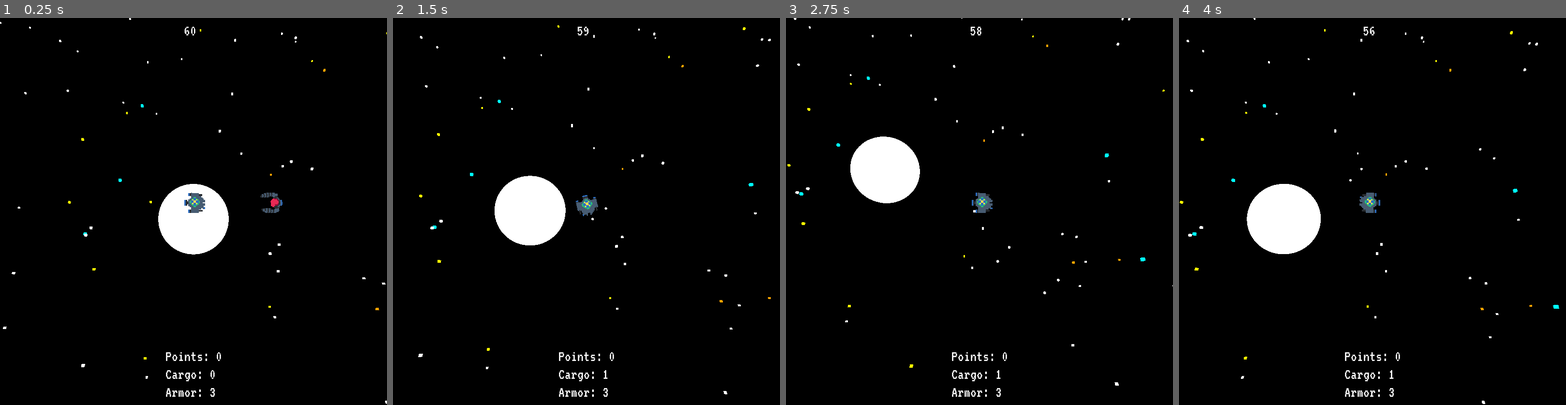
Above: before the commit, frames 1-4 (left to right).
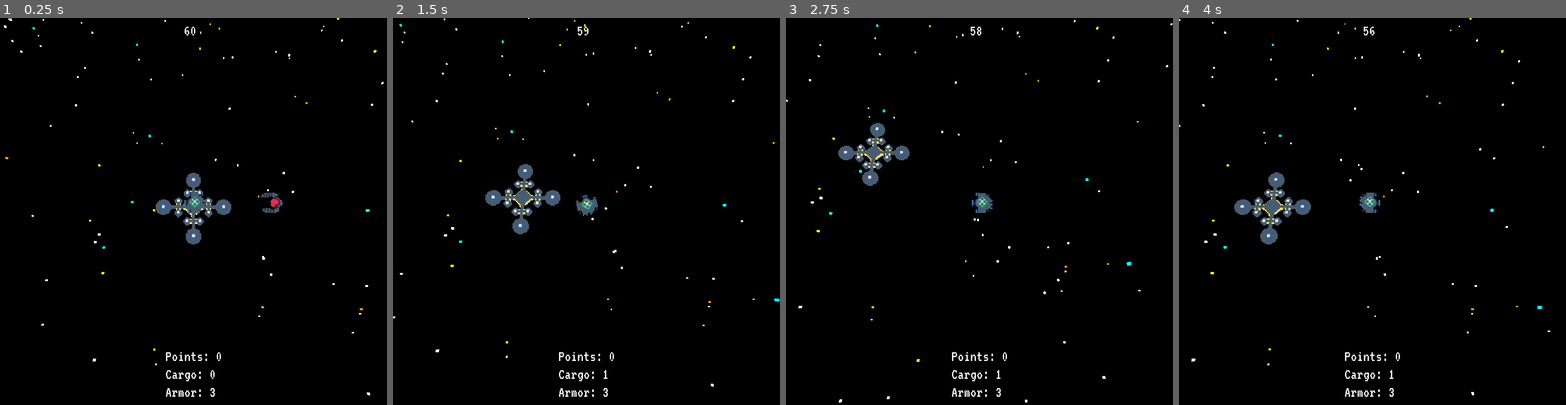
Above: after the commit, the same moments.

Repository: the-g-force/2022-January
Game: Godot game, scene res://World/World.tscn
The game is run twice, just before and just after one commit, with the same random seed, the same clock (stepped at 60 frames per second) and the same inputs.
Inputs (mouse positions are in pixels of both pictures, inside the frame that each line leads up to):
- Up to frame 1 (0.25 s): no input
- Up to frame 2 (1.5 s): move the mouse to (671, 192) at 0.52 s; hold D (move_right) 0.53-1.28 s; tap Space (fire) at 0.6, 1.35 s; click (671, 192) at 0.67 s; move the mouse to (509, 230) at 1.27 s; hold S (move_down) from 1.28 s (still down)
- Up to frame 3 (2.75 s): move the mouse to (1018, 126) at 2.02 s; release S (move_down) at 2.03 s; hold D (move_right) from 2.03 s (still down); tap Space (fire) at 2.1 s
- Up to frame 4 (4 s): move the mouse to (1353, 288) at 2.77 s; release D (move_right) at 2.78 s; hold W (move_up) 2.78-3.53 s; tap Space (fire) at 2.85, 3.6 s; click (1353, 288) at 2.92 s; move the mouse to (1488, 269) at 3.52 s; hold A (move_left) from 3.53 s (still down)

The runs differ from the first frame. In frame 1, 3.0% of the frame differs, in the area x 0-100%, y 0-100%; in frame 2, 3.2%; in frame 3, 3.1%; in frame 4, 3.4%, in the area x 0-99%, y 0-100%.

Commit message:
Twiddle with starfield and add station

Diff:
--- a/project/World/World.tscn
+++ b/project/World/World.tscn
@@ -6,6 +6,7 @@
 [ext_resource path="res://Enemies/Pirate/Pirate.tscn" type="PackedScene" id=4]
 [ext_resource path="res://World/theme.ogg" type="AudioStream" id=5]
 [ext_resource path="res://World/Music.gd" type="Script" id=6]
+[ext_resource path="res://World/Station.obj" type="ArrayMesh" id=7]
 
 [sub_resource type="Environment" id=1]
 background_mode = 1
@@ -21,10 +22,6 @@
 radius = 22.0225
 height = 10.0
 
-[sub_resource type="SphereMesh" id=5]
-radius = 32.0
-height = 64.0
-
 [node name="World" type="Spatial"]
 script = ExtResource( 3 )
 camera_vertical_offset = 80
@@ -38,6 +35,8 @@
 
 [node name="Starfield" parent="." instance=ExtResource( 2 )]
 transform = Transform( 1, 0, 0, 0, 1, 0, 0, 0, 1, -500, 0, -500 )
+base_depth = 150
+depth_variance = 40
 
 [node name="Camera" type="Camera" parent="."]
 transform = Transform( 1, 0, 0, 0, 0.34202, 0.939693, 0, -0.939693, 0.34202, 0, 200, 0 )
@@ -117,15 +116,18 @@
 bus = "Music"
 script = ExtResource( 6 )
 
-[node name="Planet" type="Area" parent="."]
+[node name="Station" type="Area" parent="."]
 collision_layer = 0
 
-[node name="CollisionShape" type="CollisionShape" parent="Planet"]
+[node name="CollisionShape" type="CollisionShape" parent="Station"]
 shape = SubResource( 4 )
 
-[node name="MeshInstance" type="MeshInstance" parent="Planet"]
-transform = Transform( 1, 0, 0, 0, 1, 0, 0, 0, 1, 0, -40, 0 )
-mesh = SubResource( 5 )
+[node name="MeshInstance" type="MeshInstance" parent="Station"]
+transform = Transform( 1, 0, 0, 0, -4.37114e-08, -1, 0, 1, -4.37114e-08, 0, -7, 0 )
+mesh = ExtResource( 7 )
 material/0 = null
+material/1 = null
+material/2 = null
+material/3 = null
 
-[connection signal="body_entered" from="Planet" to="." method="_on_Planet_body_entered"]
+[connection signal="body_entered" from="Station" to="." method="_on_Planet_body_entered"]
